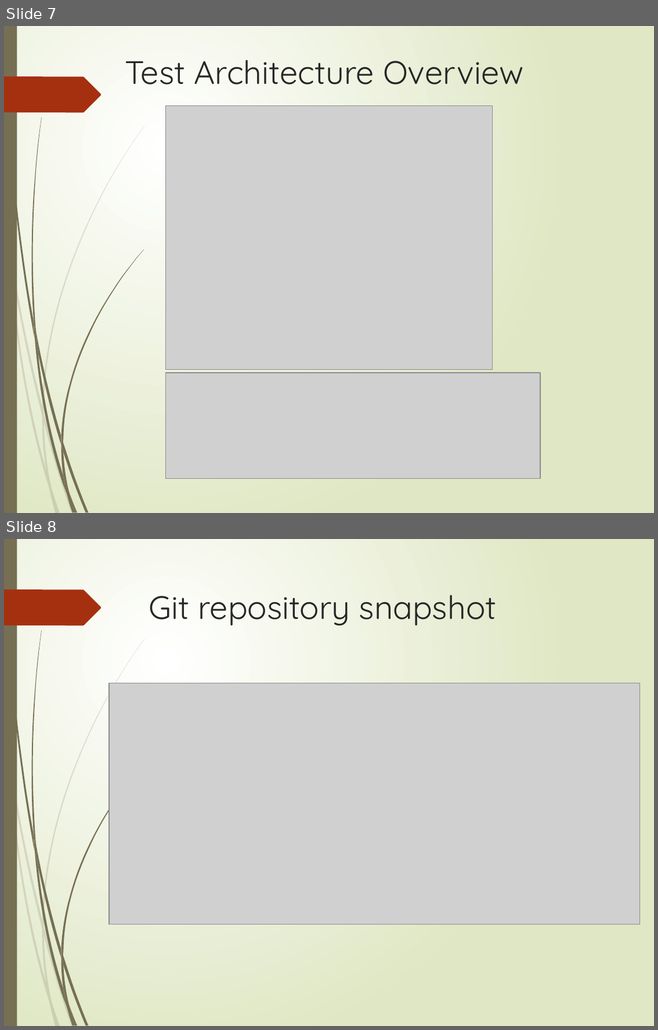
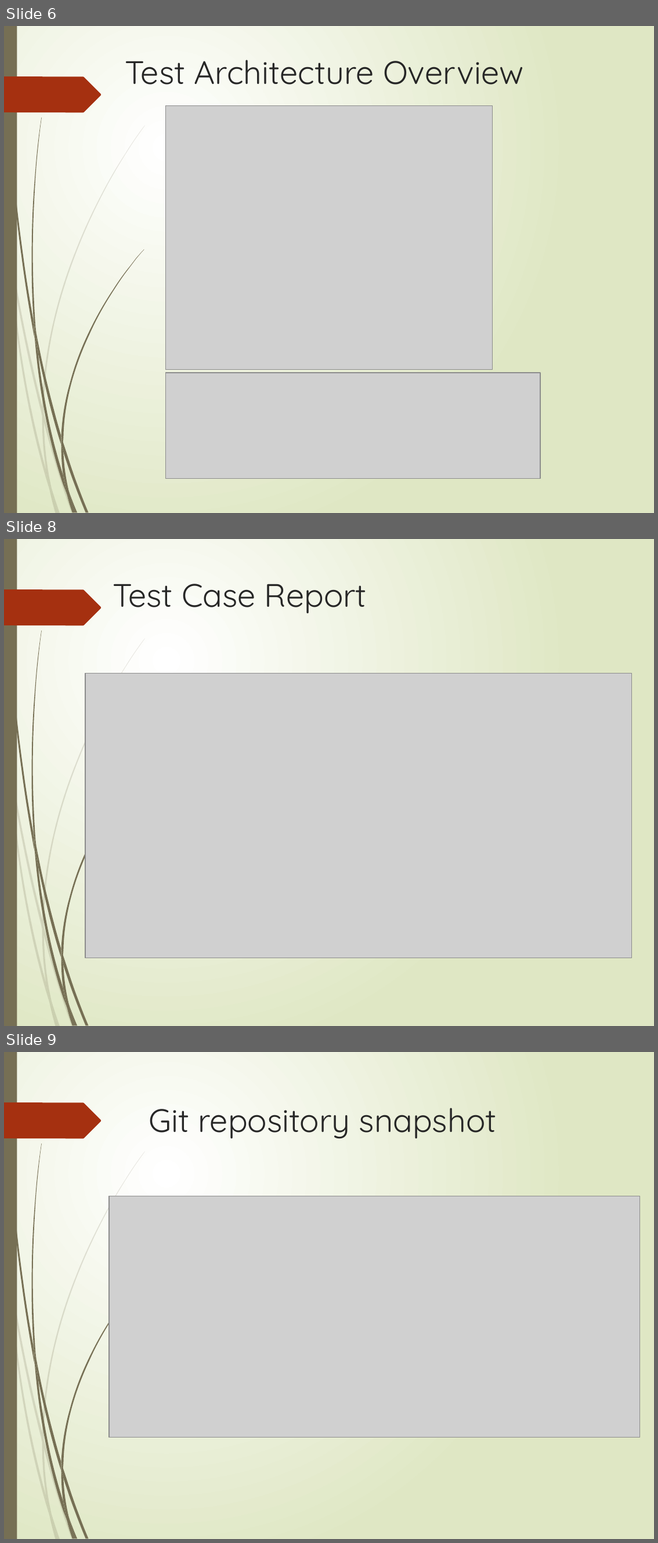
Before and after one commit to vivekmhetre07/demoblaze-selenium, a slide deck: Demoblaze_Selenium_Wipro.pptx. Shown one above the other, each under a label of ours: slides 7 and 8 before the commit, slides 6, 8 and 9 after it; the slides between them are not shown. The pictures are 658x1030 and 658x1543 pixels, drawn with LibreOffice and Linux fonts; fonts in the diff are those of the drawing; grey boxes stand for pictures. Boxes give left, top, right and bottom in pixels: in the first picture for what was removed or moved away, otherwise in the second. Text is boxed around its words. In the diff, an @@ line names an element or a change of style, - is before the commit and + after.

```diff
--- a/Demoblaze_Selenium_Wipro.pptx
+++ b/Demoblaze_Selenium_Wipro.pptx
@@ slide 8 added at <box>4,539,654,1026</box>, background gradient #FFFFFF to #DFE8C4; not listed: 24 template elements that a slide beside it also shows @@
@@ text added at <box>112,584,366,613</box>, 36 pt, text #262626 @@
+Test Case Report
@@ picture added at <box>85,674,632,959</box> @@
@@ what was slide 7 is now slide 6 @@
@@ what was slide 8 is now slide 9 @@
```
Also in this commit, not shown: 2 slides changed.
